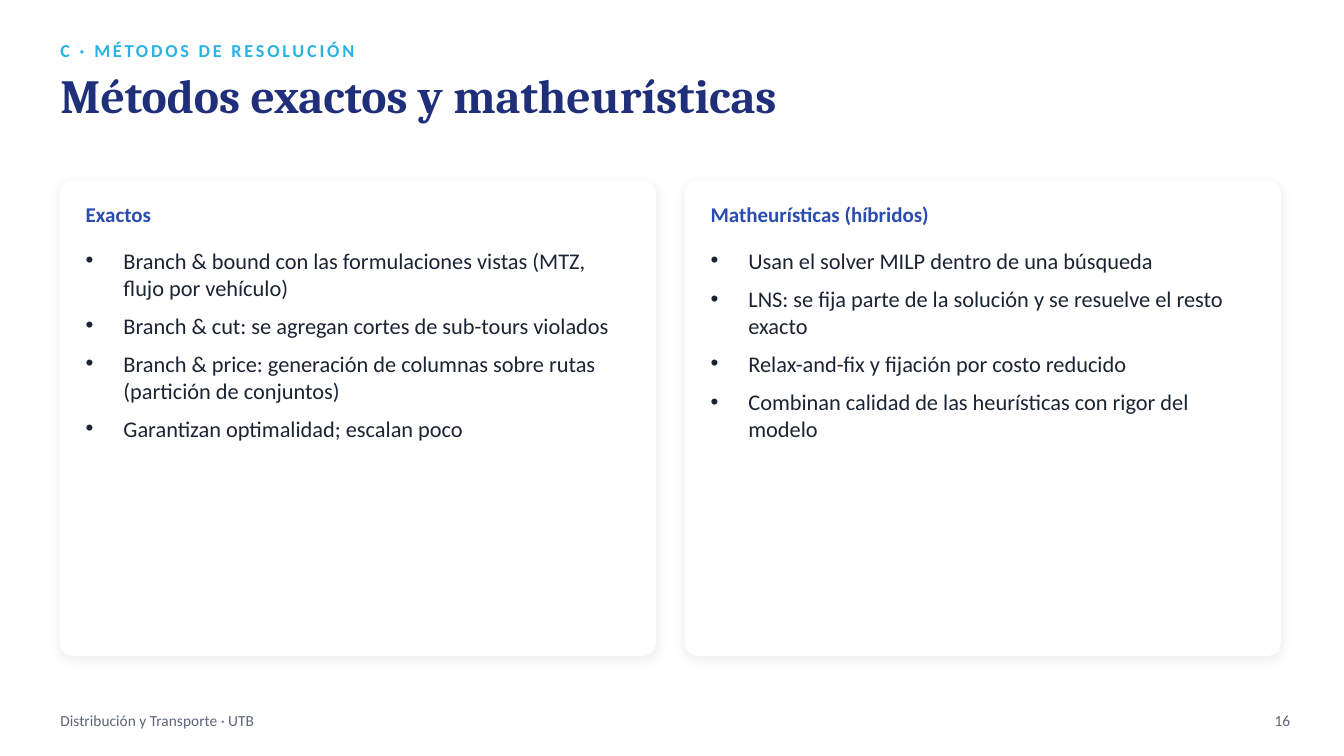
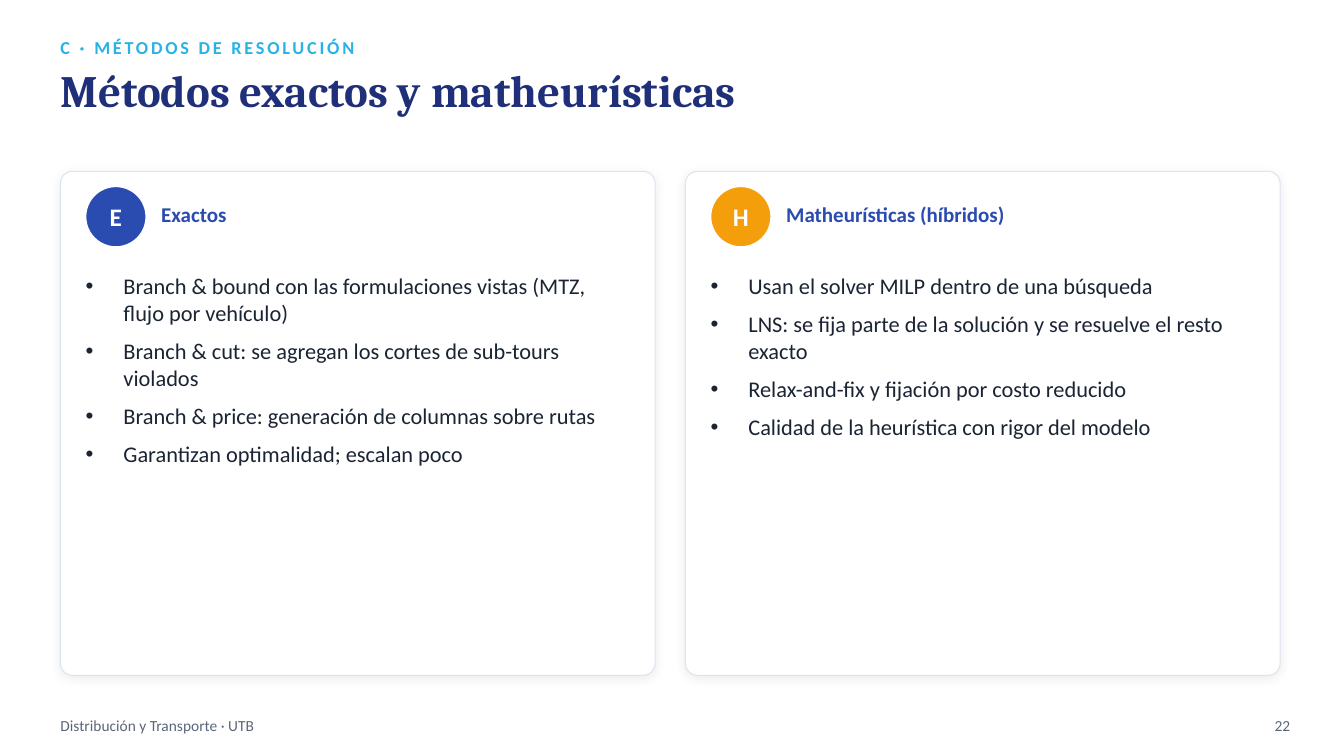
Before and after one commit to sebastianslg/grafosapp, a slide deck: slide 22 of Exposicion_Ruteo_de_Vehiculos.pptx (slide 16 before the commit). Drawn at 1344x756 pixels with LibreOffice and Linux fonts; fonts in the diff are those of the drawing. Boxes give left, top, right and bottom in pixels: in the first picture for what was removed or moved away, otherwise in the second. Text is boxed around its words. In the diff, an @@ line names an element or a change of style, - is before the commit and + after.

```diff
--- a/Exposicion_Ruteo_de_Vehiculos.pptx
+++ b/Exposicion_Ruteo_de_Vehiculos.pptx
@@ text "Métodos exactos y matheurísticas" at box(60, 75, 736, 117): size 34 to 32 pt @@
@@ rounded rectangle: place and size @@
-rounded rectangle at box(60, 181, 655, 655)
+rounded rectangle at box(60, 171, 655, 676)
@@ rounded rectangle at box(60, 171, 655, 676): outline #FFFFFF 1 pt to #DCE4F2 0.75 pt; proportions changed @@
@@ rounded rectangle at box(686, 171, 1280, 676): outline #FFFFFF 1 pt to #DCE4F2 0.75 pt; proportions changed @@
@@ rounded rectangle: place and size @@
-rounded rectangle at box(686, 181, 1280, 655)
+rounded rectangle at box(686, 171, 1280, 676)
@@ ellipse added at box(86, 187, 146, 247), fill #2A4BB0, outline #FFFFFF 1 pt @@
@@ text added at box(110, 209, 122, 226), 18 pt, text #FFFFFF, bold @@
+E
@@ text "Exactos": place and size @@
-text "Exactos" at box(86, 208, 151, 222)
+text "Exactos" at box(161, 208, 226, 222)
@@ ellipse added at box(711, 187, 771, 247), fill #F59E0B, outline #FFFFFF 1 pt @@
@@ text added at box(733, 209, 749, 226), 18 pt, text #FFFFFF, bold @@
+H
@@ text "Matheurísticas (híbridos)": place and size @@
-text "Matheurísticas (híbridos)" at box(711, 206, 929, 225)
+text "Matheurísticas (híbridos)" at box(786, 206, 1004, 225)
@@ text "Branch & bound con las ...": place and size @@
-text "Branch & bound con las ..." at box(123, 253, 608, 441)
+text "Branch & bound con las ..." at box(123, 343, 595, 466)
@@ text "Usan el solver MILP dentro ...": place and size @@
-text "Usan el solver MILP dentro ..." at box(748, 253, 1223, 437)
+text "Usan el solver MILP dentro ..." at box(748, 278, 1223, 439)
@@ text at box(123, 343, 595, 428): text changed @@
-• Branch & cut: se agregan cortes de sub-tours violados
-• Branch & price: generación de columnas sobre rutas (partición de conjuntos)
+• Branch & cut: se agregan los cortes de sub-tours violados
+• Branch & price: generación de columnas sobre rutas
@@ text at box(748, 419, 1150, 439): text changed @@
-• Combinan calidad de las heurísticas con rigor del modelo
+• Calidad de la heurística con rigor del modelo
@@ text "Distribución y Transporte · UTB": place and size @@
-text "Distribución y Transporte · UTB" at box(60, 715, 254, 729)
+text "Distribución y Transporte · UTB" at box(60, 720, 254, 734)
@@ text removed at box(1275, 715, 1291, 726) @@
-16
@@ text added at box(1275, 721, 1291, 731), 11 pt, text #5B667A @@
+22
```
Also in this commit, not shown: 13 other slides changed, 16 slides added, 6 slides removed.
